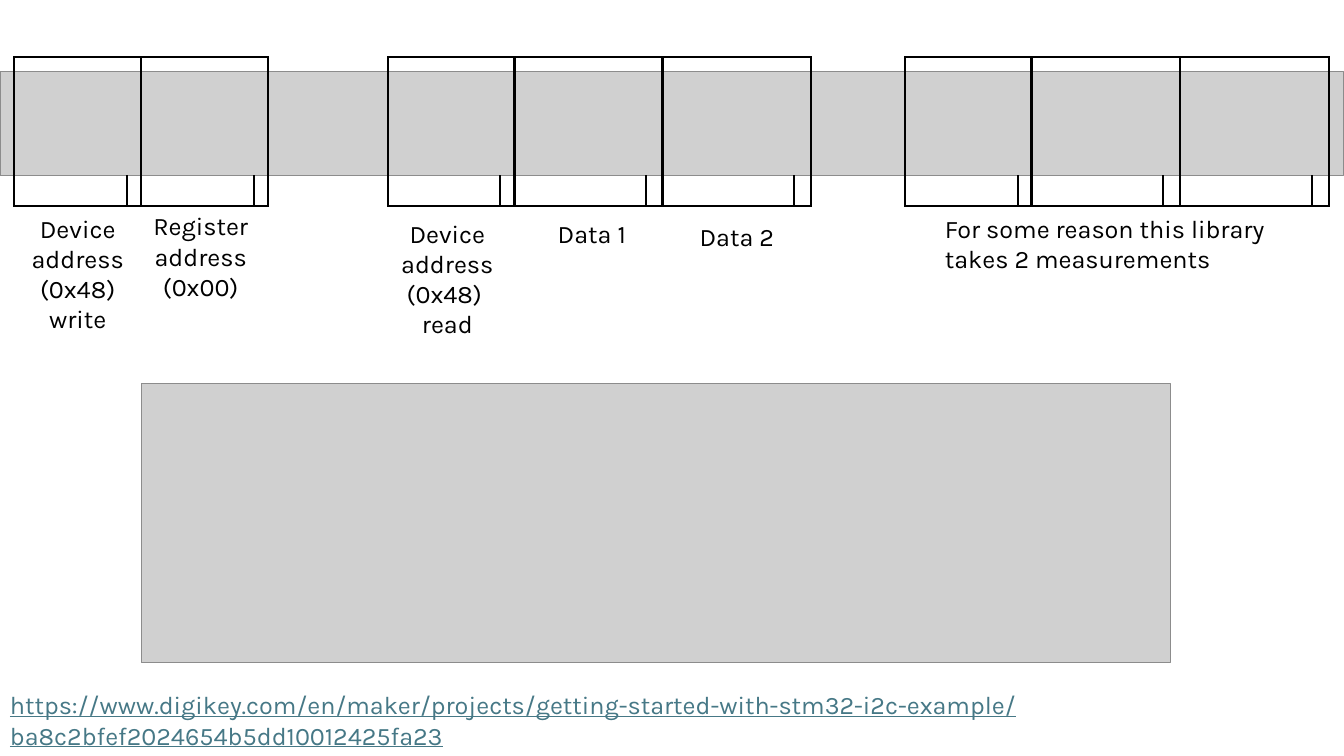
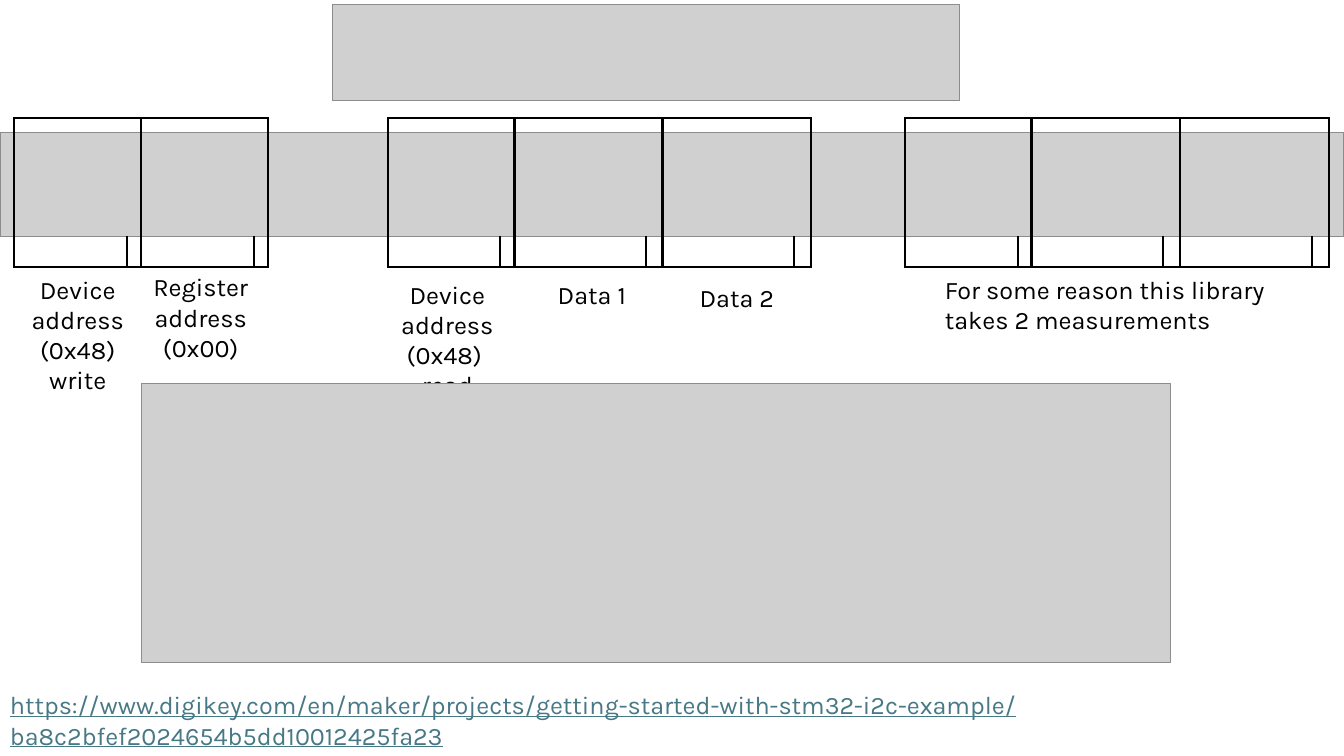
Before and after one commit to tom-igi/sensor_learning_week, a slide deck: slide 1 of session4/BitsDiagram.pptx. Drawn at 1344x756 pixels with LibreOffice and Linux fonts; fonts in the diff are those of the drawing; grey boxes stand for pictures. Boxes give left, top, right and bottom in pixels: in the first picture for what was removed or moved away, otherwise in the second. Text is boxed around its words. In the diff, an @@ line names an element or a change of style, - is before the commit and + after.

```diff
--- a/session4/BitsDiagram.pptx
+++ b/session4/BitsDiagram.pptx
@@ picture added at (333, 5, 960, 101) @@
@@ 8 rectangles, 8 lines, 6 texts, 1 picture: place and size @@
-8 rectangles, 8 lines, 6 texts, 1 picture at (0, 57, 1344, 334)
+8 rectangles, 8 lines, 6 texts, 1 picture at (0, 118, 1344, 390)
```
Also in this commit, not shown: 4 other files.
